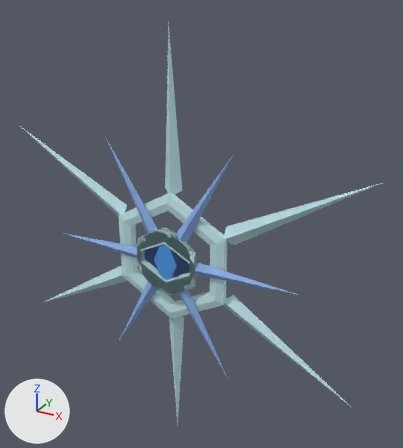
An edit to the glTF model glb_imports/SnowflakeEntityAdvancedRig.glb, drawn before and after from the same camera.
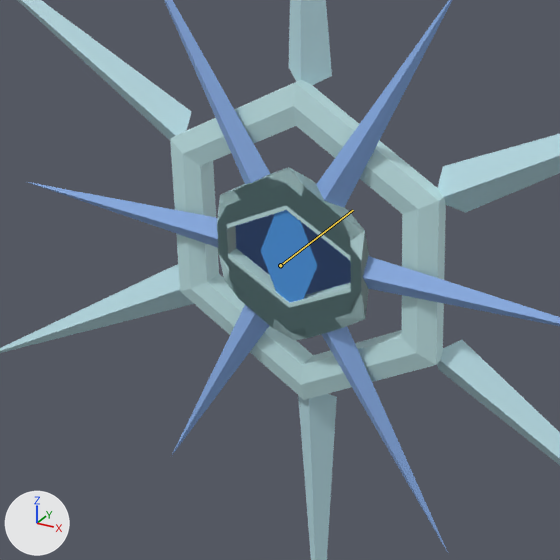
Each version appears first whole from a 50 mm lens placed at (4.04, -6.51, 3.88), pointed at (0.31, 0.27, 0.49), and next in a close-up on the part from 13% to 68% of the width and 36% to 85% of the height. The lights are fixed; the arrows at lower left show +X, +Y and +Z. The last two pictures show the newer version. Both versions are drawn at frame 18 of the action 'Deflect'; the numbers are the values there. The bones that change are drawn over the model as lines in the close-ups.

Objects in the first close-up: 'BackLeft', 'BackRight', 'CentralEye0', 'CentralEye2', 'CentralEyeFrontLeft', 'CentralEyeFrontRight', 'CentralEyeMiddleLeft', 'FacePlate', 'FrontRight', 'MiddleLeft', 'MiddleRight', 'Pupil' and 6 more.
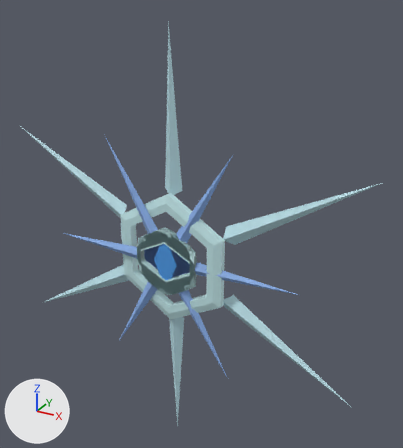
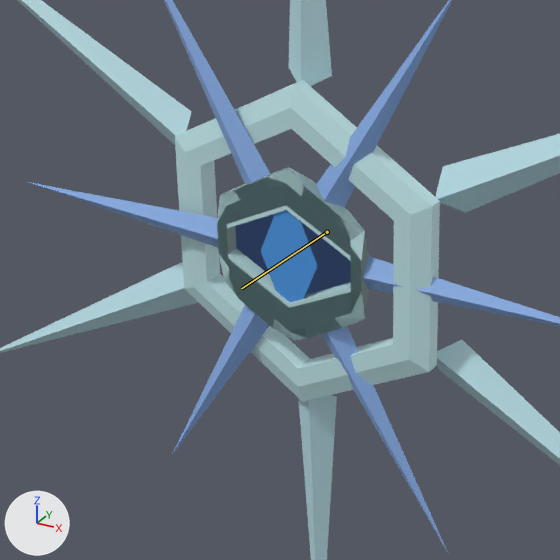
Location of each change, [x1, y1, x2, y2] in pixels of the close-ups (560 x 560 px):
'FacePlate', posed
    before: [170, 80, 446, 400]
    after: [175, 80, 440, 402]
bone 'Bone.015', root to tip
    before: (280, 265) to (353, 210)
    after: (327, 232) to (241, 288)

Patch to the scene script:
```diff
--- a/glb_imports/SnowflakeEntityAdvancedRig.glb.py
+++ b/glb_imports/SnowflakeEntityAdvancedRig.glb.py
@@ bone_bone_015 @@
 bone_bone_015 = bpy.data.objects['Armature'].pose.bones['Bone.015']  # child of 'Bone.001'
-bone_bone_015.location = (0.001, 0.526, 0.0)
-bone_bone_015.rotation_quaternion = (0.0, -0.255, 0.0, -0.967)  # degrees (0, -30, -180)
+bone_bone_015.location = (0.018, 0.025, 0.0)
+bone_bone_015.rotation_quaternion = (-0.965, -0.008, 0.259, -0.033)  # degrees (0, -30, 4)
```
